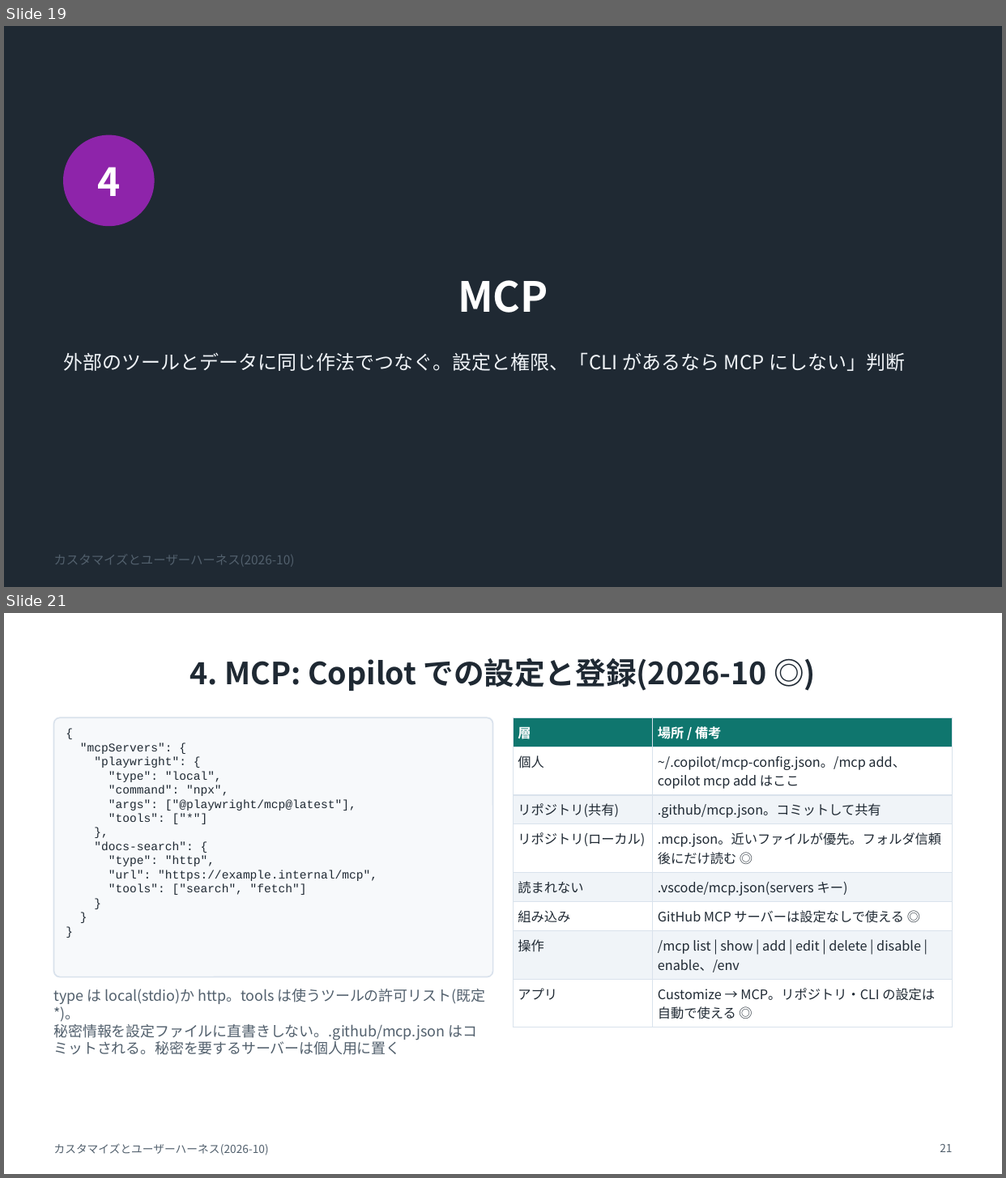
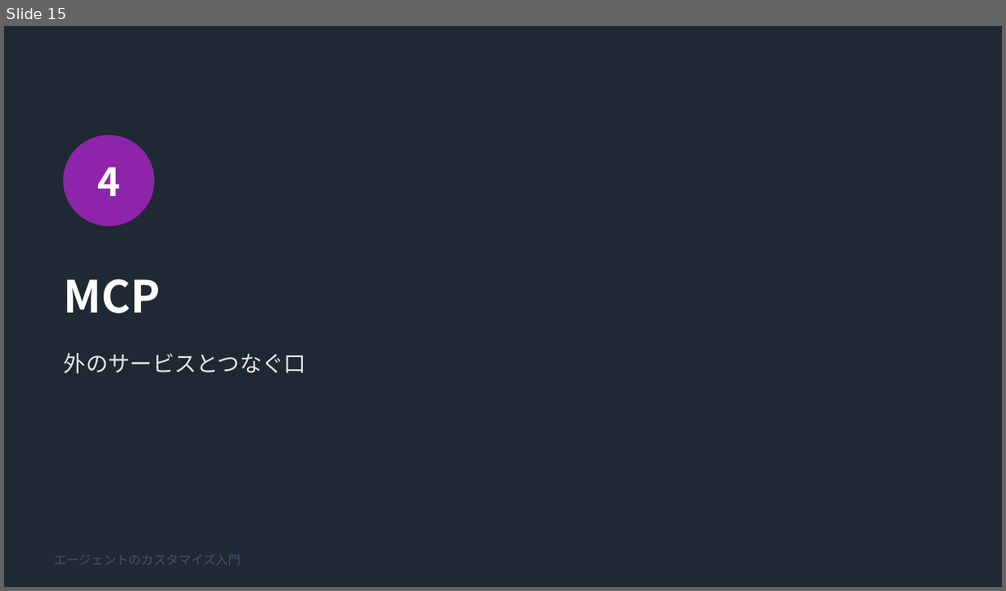
Before and after one commit to noxitro/agent-toolkit, a slide deck: docs/copilot-harness/customize/slides/customize-guide.pptx. Shown one above the other, each under a label of ours: slides 19 and 21 before the commit, slide 15 after it; the slides between them are not shown. The pictures are 1006x1178 and 1006x591 pixels, drawn with LibreOffice and Linux fonts; fonts in the diff are those of the drawing. Boxes give left, top, right and bottom in pixels: in the first picture for what was removed or moved away, otherwise in the second. Text is boxed around its words. In the diff, an @@ line names an element or a change of style, - is before the commit and + after.

```diff
--- a/docs/copilot-harness/customize/slides/customize-guide.pptx
+++ b/docs/copilot-harness/customize/slides/customize-guide.pptx
@@ slide 21 removed at (4,613,1002,1174), background #FFFFFF @@
@@ title removed at (190,658,767,691) @@
-4. MCP: Copilot での設定と登録(2026-10 ◎)
@@ rounded rectangle removed at (54,717,493,977) @@
@@ table removed at (513,717,952,1023), 8 rows, 2 columns @@
-層 | 場所 / 備考
-個人 | ~/.copilot/mcp-config.json。/mcp add、copilot mcp add はここ
-リポジトリ(共有) | .github/mcp.json。コミットして共有
-リポジトリ(ローカル) | .mcp.json。近いファイルが優先。フォルダ信頼後にだけ読む ◎
-読まれない | .vscode/mcp.json(servers キー)
-組み込み | GitHub MCP サーバーは設定なしで使える ◎
-操作 | /mcp list | show | add | edit | delete | disable | enable、/env
-アプリ | Customize → MCP。リポジトリ・CLI の設定は自動で使える ◎
@@ text removed at (80,743,377,895) @@
-{
-"mcpServers": {
-"playwright": {
-"type": "local",
-"command": "npx",
-"args": ["@playwright/mcp@latest"],
-"tools": ["*"]
-},
-"docs-search": {
-"type": "http",
-"url": "https://example.internal/mcp",
-"tools": ["search", "fetch"]
-}
-}
-}
@@ text removed at (54,989,485,1055) @@
-type は local(stdio)か http。tools は使うツールの許可リスト(既定 *)。
-秘密情報を設定ファイルに直書きしない。.github/mcp.json はコミットされる。秘密を要するサーバーは個人用に置く
@@ text removed at (54,1144,269,1156) @@
-カスタマイズとユーザーハーネス(2026-10)
@@ page number removed at (940,1144,952,1152) @@
-21
@@ what was slide 19 is now slide 15 @@
@@ slide 15 changed as well @@
@@ title "MCP" at (64,279,160,314): size 30 to 32 pt; alignment centre to left @@
@@ text at (64,353,306,373): text changed; size 14 to 16 pt; text colour #F0F4F8 to #E7E6E6 @@
-外部のツールとデータに同じ作法でつなぐ。設定と権限、「CLI があるなら MCP にしない」判断
+外のサービスとつなぐ口
@@ text at (54,555,241,565): text changed; text colour #52606D to #44546A @@
-カスタマイズとユーザーハーネス(2026-10)
+エージェントのカスタマイズ入門
```
Also in this commit, not shown: 4 other slides changed, 16 slides added, 30 other slides removed, 5 other files.
